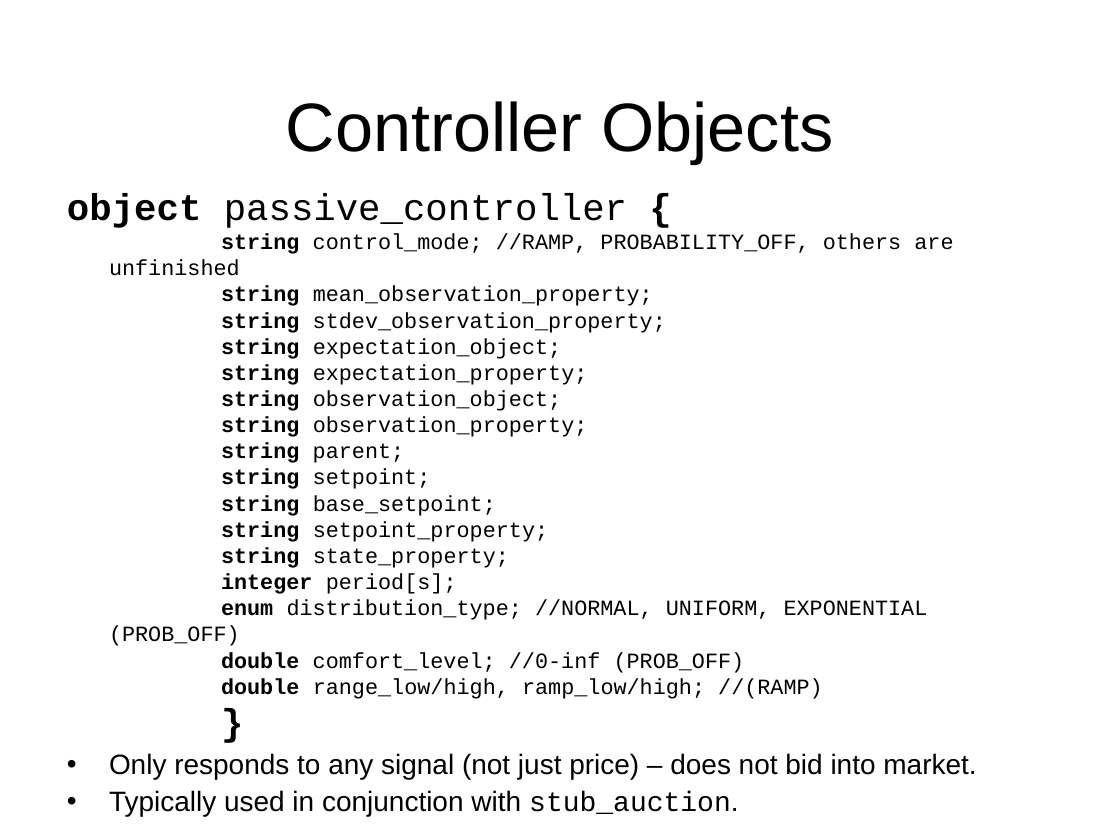
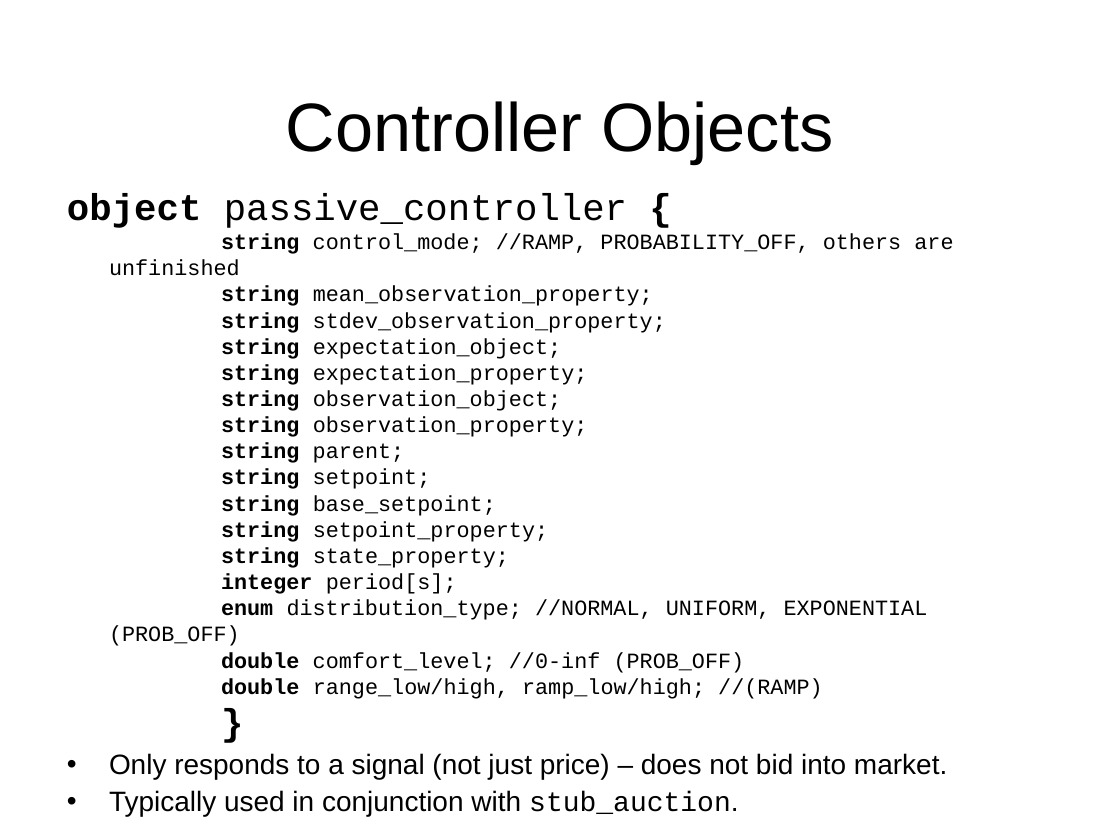
Before and after one commit to gridlab-d/course, a slide deck: slide 26 of FourDayCourse/5.1 - Market Module.ppt (slide 24 before the commit). Drawn at 1120x840 pixels with LibreOffice and Linux fonts; fonts in the diff are those of the drawing; background and template pictures are left out. Boxes give left, top, right and bottom in pixels: in the first picture for what was removed or moved away, otherwise in the second. Text is boxed around its words. In the diff, an @@ line names an element or a change of style, - is before the commit and + after.

```diff
--- a/FourDayCourse/5.1 - Market Module.ppt
+++ b/FourDayCourse/5.1 - Market Module.ppt
@@ text at (109,753,947,779): text changed @@
-• Only responds to any signal (not just price) – does not bid into market.
+• Only responds to a signal (not just price) – does not bid into market.
```
Also in this commit, not shown: 7 other slides changed, 2 slides added, 12 other files.
